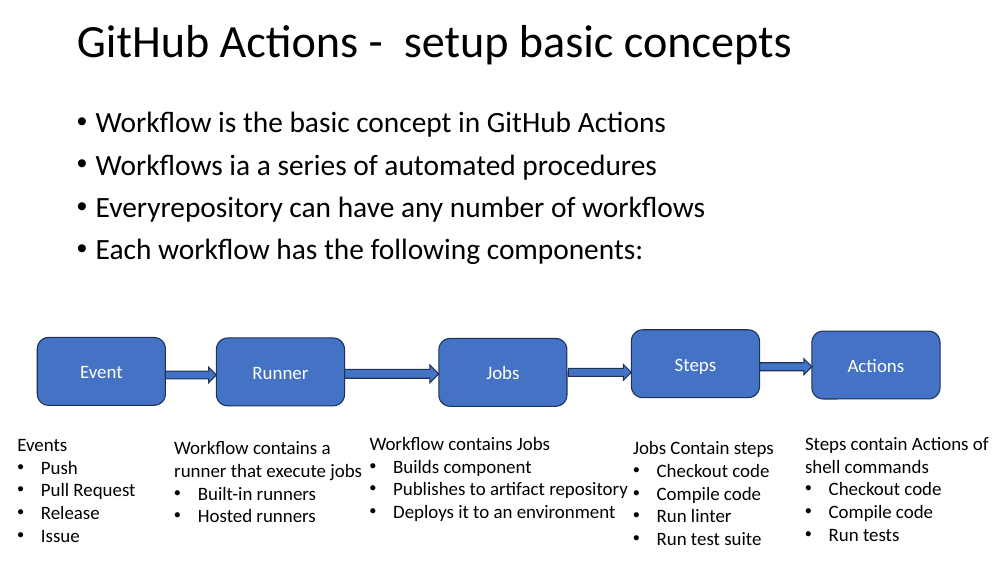
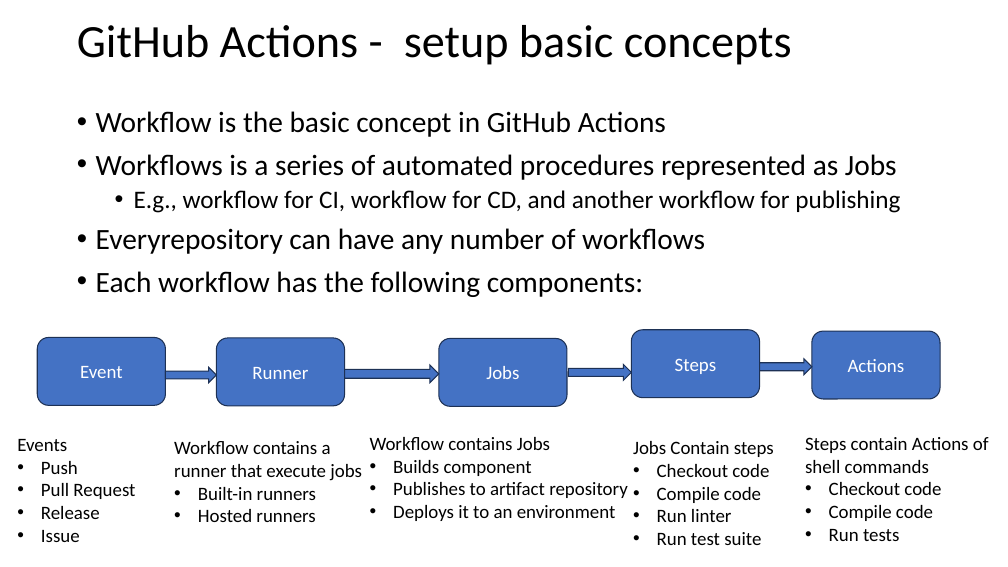
Before and after one commit to johnxu21/johnxu21.github.io, a slide deck: slide 18 of teaching/CS472/Timetable/CI-CD.pptx. Drawn at 1008x567 pixels with LibreOffice and Linux fonts; fonts in the diff are those of the drawing. Boxes give left, top, right and bottom in pixels: in the first picture for what was removed or moved away, otherwise in the second. Text is boxed around its words. In the diff, an @@ line names an element or a change of style, - is before the commit and + after.

```diff
--- a/teaching/CS472/Timetable/CI-CD.pptx
+++ b/teaching/CS472/Timetable/CI-CD.pptx
@@ text at (x1=96, y1=154, x2=900, y2=213): text changed; size 28 to 24 pt @@
-• Workflows ia a series of automated procedures
+• Workflows is a series of automated procedures represented as Jobs
+  • E.g., workflow for CI, workflow for CD, and another workflow for publishing
```
Also in this commit, not shown: 1 other slide changed, 1 other file.
